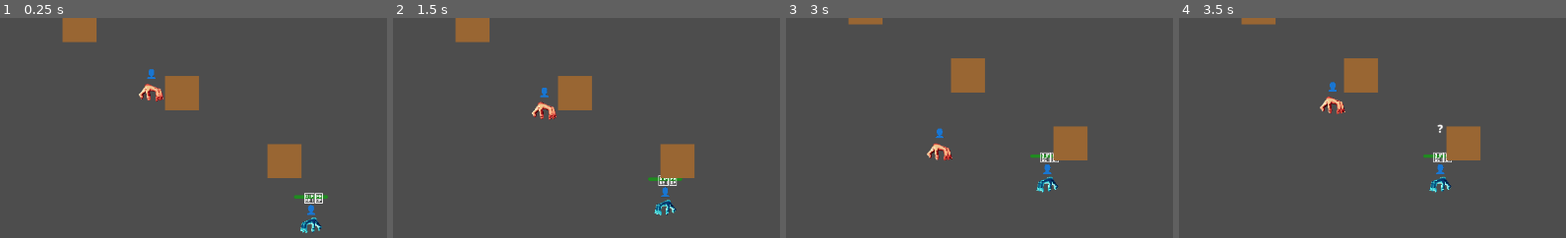
Above: before the commit, frames 1-4 (left to right).
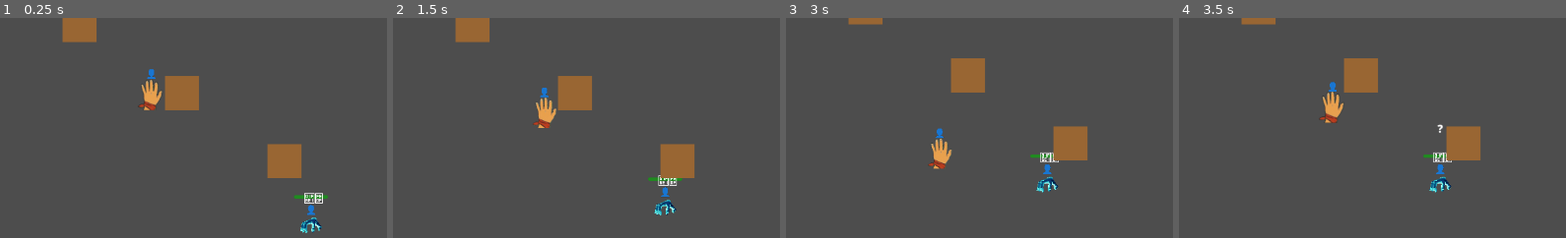
Above: after the commit, the same moments.

Repository: LouisZCode/rogue_hands_action_v1
Game: Godot game, scene res://scenes/main.tscn
Same seed, same stepped clock (60 frames per second), same inputs: the game is played once before the commit and once after it.
Inputs:
- Up to frame 1 (0.25 s): no input
- Up to frame 2 (1.5 s): hold Right (move_right) 0.53-1.28 s; tap Space (attack) at 0.6 s; hold Down (move_down) from 1.28 s (still down); tap S (gesture_paper) at 1.35 s
- Up to frame 3 (3 s): release Down (move_down) at 2.03 s; hold Right (move_right) 2.03-2.78 s; hold A (gesture_rock) 2.03-2.78 s; tap Enter at 2.75 s; hold Up (move_up) from 2.78 s (still down); tap D (gesture_scissors) at 2.85 s
- Up to frame 4 (3.5 s): keep holding Up (move_up)
The pictures show only the part of the screen within x 37-87%, y 33-83%; the shares and areas given below are measured in that part.

The runs differ from the first frame. In frame 1, 0.6% of the frame differs, in the area x 35-43%, y 28-42%; in frame 2, 0.6%; in frame 3, 0.6%; in frame 4, 0.6%, in the area x 36-44%, y 33-48%.

Commit message:
direction of movement, animation walk and idle breathing

Diff:
--- a/Scripts/Player.gd
+++ b/Scripts/Player.gd
@@ -38,8 +38,28 @@
 # Track which enemies have been hit during current dash
 var enemies_hit_this_dash: Array[Node] = []
 
+# Animation state management
+var current_animation_state: String = "idle"
+var movement_threshold: float = 10.0  # Minimum velocity to trigger walking animation
+
+# Idle bobbing effect
+var idle_bobbing_timer: float = 0.0
+var idle_bobbing_speed: float = 2.0
+var idle_bobbing_amplitude: float = 2.0
+var base_position: Vector2
+
+# Breathing animation for idle state
+var breathing_timer: float = 0.0
+var breathing_speed: float = 1.0  # Slower than bobbing for realistic breathing
+var breathing_scale_amplitude: float = 0.03  # 3% scale variation
+var base_scale: Vector2 = Vector2(0.75, 0.75)
+
+# Directional rotation
+var current_rotation: float = 0.0
+var rotation_tween: Tween
+
 # References
-@onready var sprite: Sprite2D = $Sprite
+@onready var sprite: AnimatedSprite2D = $Sprite
 @onready var stance_label: Label = $StanceLabel
 @onready var stun_indicator: Label = $StunIndicator
 @onready var attack_area: Area2D = $AttackArea
@@ -70,10 +90,16 @@
 	attack_area.body_entered.connect(_on_attack_area_body_entered)
 	# Emit initial defense points
 	defense_points_changed.emit(current_defense_points, max_defense_points)
+	# Store base position for bobbing effect
+	base_position = sprite.position
+	# Initialize rotation tween
+	rotation_tween = create_tween()
+	rotation_tween.kill()  # Stop it initially
 
 func _physics_process(delta):
 	handle_movement(delta)
 	handle_input()
+	update_animation_state(delta)
 
 	# Update attack cooldown - only recover when in neutral stance
 	if attack_cooldown_timer > 0 and current_stance == Stance.NEUTRAL:
@@ -191,18 +217,93 @@
 		stance_changed.emit(current_stance)
 
 func update_stance_visual():
-	# Update sprite texture based on stance
+	# Update animation and scale based on stance
 	match current_stance:
 		Stance.NEUTRAL:
-			sprite.texture = preload("res://assets/test_sprites/idle_player.png")
+			# Check if moving to determine idle vs walking
+			if velocity.length() > movement_threshold and not is_dashing and not is_stunned:
+				sprite.play("walking")
+				current_animation_state = "walking"
+			else:
+				sprite.play("idle")
+				current_animation_state = "idle"
 		Stance.ROCK:
-			sprite.texture = preload("res://assets/test_sprites/rock_player.png")
+			sprite.play("rock")
+			sprite.rotation_degrees = 0.0  # Reset rotation for combat clarity
+			sprite.position = base_position  # Reset position
+			if rotation_tween: rotation_tween.kill()  # Stop any rotation tweens
+			current_animation_state = "rock"
 		Stance.PAPER:
-			sprite.texture = preload("res://assets/test_sprites/paper_player.png")
+			sprite.play("paper")
+			sprite.rotation_degrees = 0.0  # Reset rotation for combat clarity
+			sprite.position = base_position  # Reset position
+			if rotation_tween: rotation_tween.kill()  # Stop any rotation tweens
+			current_animation_state = "paper"
 		Stance.SCISSORS:
-			sprite.texture = preload("res://assets/test_sprites/scissor_player.png")
+			sprite.play("scissors")
+			sprite.rotation_degrees = 0.0  # Reset rotation for combat clarity
+			sprite.position = base_position  # Reset position
+			if rotation_tween: rotation_tween.kill()  # Stop any rotation tweens
+			current_animation_state = "scissors"
 
 	stance_label.text = stance_symbols[current_stance]
+
+func update_animation_state(delta):
+	# Handle animation transitions based on movement and state
+	if is_stunned or is_dashing:
+		return  # Don't change animations during special states
+
+	if current_stance == Stance.NEUTRAL:
+		var is_moving = velocity.length() > movement_threshold
+
+		if is_moving and current_animation_state != "walking":
+			sprite.play("walking")
+			current_animation_state = "walking"
+		elif not is_moving and current_animation_state != "idle":
+			sprite.play("idle")
+			current_animation_state = "idle"
+
+	# Handle different animation states with appropriate scaling
+	match current_animation_state:
+		"idle":
+			# Set base scale for idle sprite (64x64)
+			base_scale = Vector2(0.75, 0.75)
+
+			# Vertical bobbing
+			idle_bobbing_timer += delta * idle_bobbing_speed
+			var bobbing_offset = sin(idle_bobbing_timer) * idle_bobbing_amplitude
+			sprite.position = base_position + Vector2(0, bobbing_offset)
+
+			# Breathing scale animation (expand/contract)
+			breathing_timer += delta * breathing_speed
+			var breathing_scale = 1.0 + sin(breathing_timer) * breathing_scale_amplitude
+			sprite.scale = base_scale * breathing_scale
+
+		"walking":
+			# Set base scale for walking frames (64x64)
+			base_scale = Vector2(0.75, 0.75)
+			sprite.position = base_position
+			sprite.scale = base_scale
+
+		"rock", "paper", "scissors":
+			# Set base scale for stance sprites (400x300)
+			base_scale = Vector2(0.12, 0.12)
+			sprite.position = base_position
+			sprite.scale = base_scale
+
+	# Handle directional rotation for walking (top-down perspective)
+	if current_animation_state == "walking" and velocity.length() > movement_threshold:
+		var movement_angle = velocity.angle()
+		var target_rotation_degrees = rad_to_deg(movement_angle) + 90  # Adjust for sprite orientation
+
+		# Smooth rotation transition
+		if abs(target_rotation_degrees - current_rotation) > 5:  # Only rotate if significant change
+			current_rotation = target_rotation_degrees
+			if rotation_tween:
+				rotation_tween.kill()
+			rotation_tween = create_tween()
+			rotation_tween.tween_property(sprite, "rotation_degrees", target_rotation_degrees, 0.2)
+	# Note: Removed auto-return to neutral rotation - hand maintains last direction when idle
 
 func perform_dash_attack(direction: Vector2):
 	# Start the dash
--- a/scenes/Player.tscn
+++ b/scenes/Player.tscn
@@ -1,10 +1,121 @@
-[gd_scene load_steps=8 format=3 uid="uid://bphmcqkdqkh7k"]
+[gd_scene load_steps=20 format=3 uid="uid://bphmcqkdqkh7k"]
 
-[ext_resource type="Script" path="res://Scripts/Player.gd" id="1_player_script"]
-[ext_resource type="Texture2D" uid="uid://dex4rp6ylhvwg" path="res://assets/test_sprites/idle_player.png" id="2_idle_sprite"]
-[ext_resource type="Texture2D" uid="uid://dfqnf0wnv8vqk" path="res://assets/test_sprites/rock_player.png" id="3_rock_sprite"]
-[ext_resource type="Texture2D" uid="uid://ceqk50tycxpf1" path="res://assets/test_sprites/paper_player.png" id="4_paper_sprite"]
-[ext_resource type="Texture2D" uid="uid://dg8tke2o6nlvb" path="res://assets/test_sprites/scissor_player.png" id="5_scissor_sprite"]
+[ext_resource type="Script" uid="uid://bkqy1s8rh3bga" path="res://Scripts/Player.gd" id="1_player_script"]
+[ext_resource type="Texture2D" uid="uid://mwldnfh5hp6w" path="res://assets/assets_game/sprite_player_idle.png" id="2_idle_sprite"]
+[ext_resource type="Texture2D" uid="uid://j6we4e8aum3s" path="res://assets/assets_game/spritesheet_player_walk.png" id="3_walk_spritesheet"]
+[ext_resource type="Texture2D" uid="uid://cjiqmqioy28mj" path="res://assets/test_sprites/rock_player.png" id="4_rock_sprite"]
+[ext_resource type="Texture2D" uid="uid://bop4ojmhq27k" path="res://assets/test_sprites/paper_player.png" id="5_paper_sprite"]
+[ext_resource type="Texture2D" uid="uid://bq1lqhmsxtyx3" path="res://assets/test_sprites/scissor_player.png" id="6_scissor_sprite"]
+
+[sub_resource type="AtlasTexture" id="AtlasTexture_70d11"]
+atlas = ExtResource("3_walk_spritesheet")
+region = Rect2(0, 0, 64, 64)
+
+[sub_resource type="AtlasTexture" id="AtlasTexture_cw2d6"]
+atlas = ExtResource("3_walk_spritesheet")
+region = Rect2(64, 0, 64, 64)
+
+[sub_resource type="AtlasTexture" id="AtlasTexture_khinc"]
+atlas = ExtResource("3_walk_spritesheet")
+region = Rect2(128, 0, 64, 64)
+
+[sub_resource type="AtlasTexture" id="AtlasTexture_bruh7"]
+atlas = ExtResource("3_walk_spritesheet")
+region = Rect2(192, 0, 64, 64)
+
+[sub_resource type="AtlasTexture" id="AtlasTexture_6eyey"]
+atlas = ExtResource("3_walk_spritesheet")
+region = Rect2(256, 0, 64, 64)
+
+[sub_resource type="AtlasTexture" id="AtlasTexture_d3wef"]
+atlas = ExtResource("3_walk_spritesheet")
+region = Rect2(0, 64, 64, 64)
+
+[sub_resource type="AtlasTexture" id="AtlasTexture_o4126"]
+atlas = ExtResource("3_walk_spritesheet")
+region = Rect2(64, 64, 64, 64)
+
+[sub_resource type="AtlasTexture" id="AtlasTexture_lkdrv"]
+atlas = ExtResource("3_walk_spritesheet")
+region = Rect2(128, 64, 64, 64)
+
+[sub_resource type="AtlasTexture" id="AtlasTexture_p7iby"]
+atlas = ExtResource("3_walk_spritesheet")
+region = Rect2(192, 64, 64, 64)
+
+[sub_resource type="AtlasTexture" id="AtlasTexture_0rnld"]
+atlas = ExtResource("3_walk_spritesheet")
+region = Rect2(256, 64, 64, 64)
+
+[sub_resource type="SpriteFrames" id="SpriteFrames_1"]
+animations = [{
+"frames": [{
+"duration": 1.0,
+"texture": ExtResource("2_idle_sprite")
+}],
+"loop": true,
+"name": &"idle",
+"speed": 5.0
+}, {
+"frames": [{
+"duration": 1.0,
+"texture": ExtResource("5_paper_sprite")
+}],
+"loop": false,
+"name": &"paper",
+"speed": 5.0
+}, {
+"frames": [{
+"duration": 1.0,
+"texture": ExtResource("4_rock_sprite")
+}],
+"loop": false,
+"name": &"rock",
+"speed": 5.0
+}, {
+"frames": [{
+"duration": 1.0,
+"texture": ExtResource("6_scissor_sprite")
+}],
+"loop": false,
+"name": &"scissors",
+"speed": 5.0
+}, {
+"frames": [{
+"duration": 1.0,
+"texture": SubResource("AtlasTexture_70d11")
+}, {
+"duration": 1.0,
+"texture": SubResource("AtlasTexture_cw2d6")
+}, {
+"duration": 1.0,
+"texture": SubResource("AtlasTexture_khinc")
+}, {
+"duration": 1.0,
+"texture": SubResource("AtlasTexture_bruh7")
+}, {
+"duration": 1.0,
+"texture": SubResource("AtlasTexture_6eyey")
+}, {
+"duration": 1.0,
+"texture": SubResource("AtlasTexture_d3wef")
+}, {
+"duration": 1.0,
+"texture": SubResource("AtlasTexture_o4126")
+}, {
+"duration": 1.0,
+"texture": SubResource("AtlasTexture_lkdrv")
+}, {
+"duration": 1.0,
+"texture": SubResource("AtlasTexture_p7iby")
+}, {
+"duration": 1.0,
+"texture": SubResource("AtlasTexture_0rnld")
+}],
+"loop": true,
+"name": &"walking",
+"speed": 10.0
+}]
 
 [sub_resource type="RectangleShape2D" id="RectangleShape2D_1"]
 size = Vector2(40, 40)
@@ -15,9 +126,11 @@
 [node name="Player" type="CharacterBody2D"]
 script = ExtResource("1_player_script")
 
-[node name="Sprite" type="Sprite2D" parent="."]
-texture = ExtResource("2_idle_sprite")
+[node name="Sprite" type="AnimatedSprite2D" parent="."]
 scale = Vector2(0.12, 0.12)
+sprite_frames = SubResource("SpriteFrames_1")
+animation = &"walking"
+frame_progress = 0.643002
 
 [node name="CollisionShape2D" type="CollisionShape2D" parent="."]
 shape = SubResource("RectangleShape2D_1")
@@ -42,6 +155,7 @@
 vertical_alignment = 1
 
 [node name="StunIndicator" type="Label" parent="."]
+visible = false
 anchors_preset = 8
 anchor_left = 0.5
 anchor_top = 0.5
@@ -54,10 +168,14 @@
 text = "💫"
 horizontal_alignment = 1
 vertical_alignment = 1
-visible = false
 
 [node name="Camera2D" type="Camera2D" parent="."]
-enabled = true
+limit_left = -450
+limit_top = -350
+limit_right = 450
+limit_bottom = 350
+position_smoothing_enabled = true
+position_smoothing_speed = 3.0
 drag_horizontal_enabled = true
 drag_vertical_enabled = true
 drag_horizontal_offset = -0.01
@@ -66,9 +184,3 @@
 drag_top_margin = 0.15
 drag_right_margin = 0.15
 drag_bottom_margin = 0.15
-limit_left = -450
-limit_top = -350
-limit_right = 450
-limit_bottom = 350
-position_smoothing_enabled = true
-position_smoothing_speed = 3.0
Binary file added: assets/assets_game/sprite_player_idle.png
Not shown, added: assets/assets_game/sprite_player_idle.png.import
Binary file added: assets/assets_game/spritesheet_player_walk.png
Not shown, added: assets/assets_game/spritesheet_player_walk.png.import
